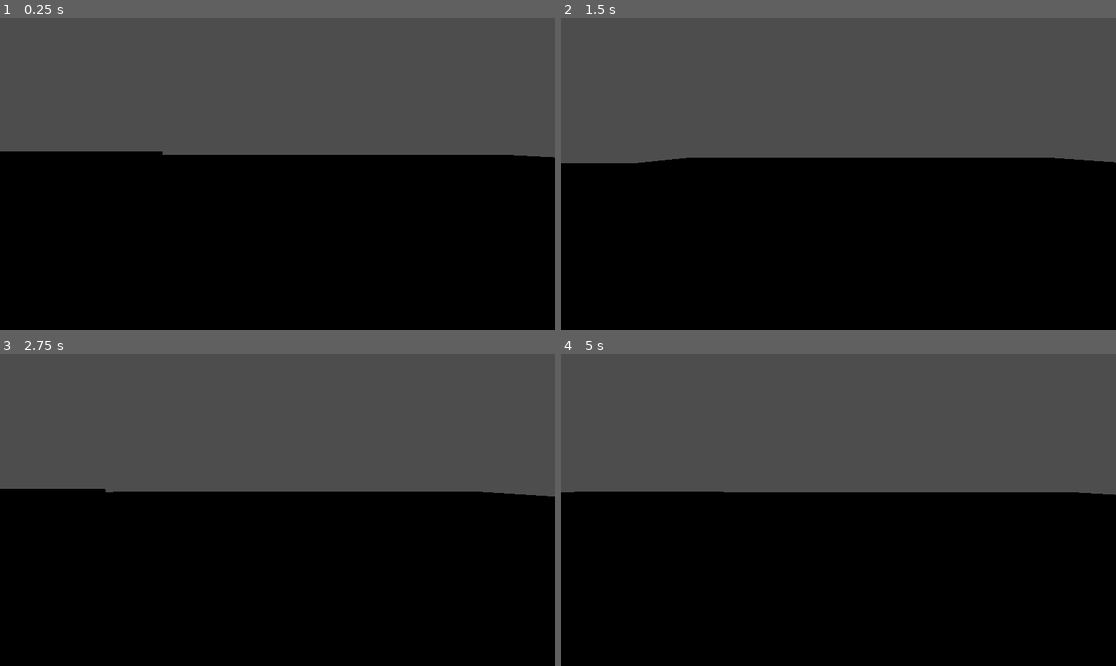
Above: before the commit, frames 1-4 (two rows, left to right).
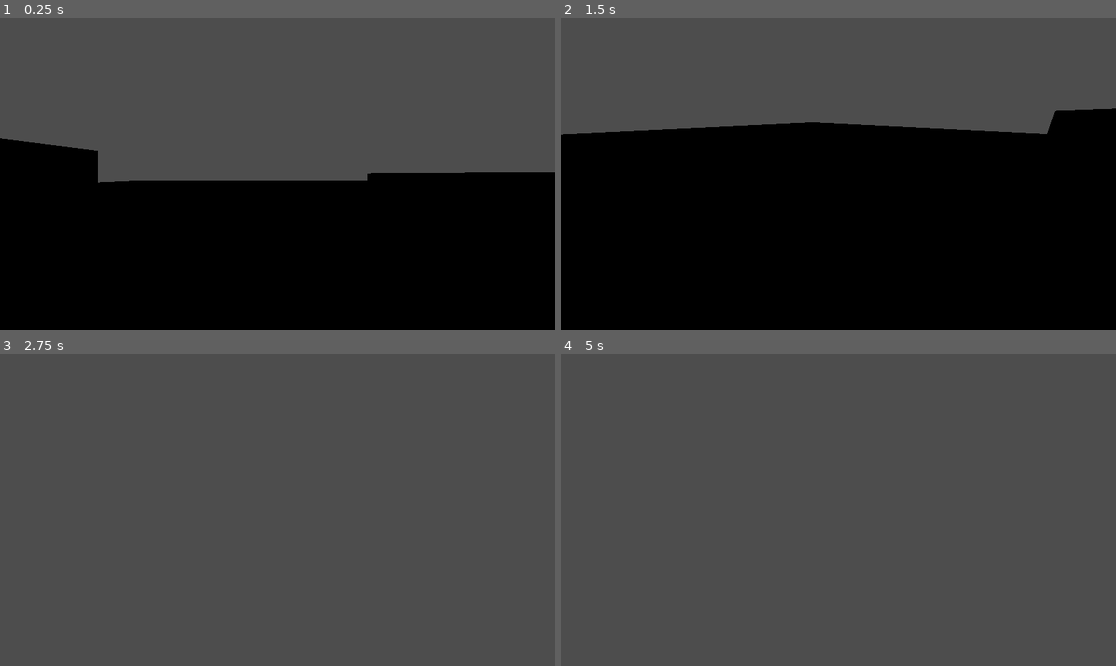
Above: after the commit, the same moments.

Repository: P3-J/jamjamjam
Game: Godot game, scene res://src/scenes/world.tscn
Same seed, same stepped clock (60 frames per second), same inputs: the game is played once before the commit and once after it.
Inputs (mouse positions are in pixels of both pictures, inside the frame that each line leads up to):
- Up to frame 1 (0.25 s): no input
- Up to frame 2 (1.5 s): move the mouse to (960, 158) at 0.52 s; hold D (right) 0.53-1.28 s; tap Space (jump) at 0.6, 0.77, 1.07, 1.35 s; click (960, 158) at 0.67 s; move the mouse to (727, 189) at 1.27 s; hold S (down) from 1.28 s (still down); click (727, 189) at 1.42 s
- Up to frame 3 (2.75 s): tap Space (jump) at 1.52, 1.82, 2.1 s; move the mouse to (333, 441) at 2.02 s; release S (down) at 2.03 s; hold D (right) from 2.03 s (still down); click (333, 441) at 2.17 s
- Up to frame 4 (5 s): move the mouse to (810, 572) at 2.77 s; release D (right) at 2.78 s; hold W (up) 2.78-3.53 s; tap Space (jump) at 2.85, 3.02, 3.32, 3.6, 3.77, 4.07, 4.35, 4.52, 4.82 s; click (810, 572) at 2.92 s; move the mouse to (1005, 556) at 3.52 s; hold A (left) from 3.53 s (still down); click (1005, 556) at 3.67 s; move the mouse to (672, 463) at 4.27 s; click (672, 463) at 4.42 s

The runs differ from the first frame. In frame 1, 6.4% of the frame differs, in the area x 0-100%, y 38-53%; in frame 2, 11%; in frame 3, 56%, in the area x 0-100%, y 43-100%; in frame 4, 56%.

Commit message:
fps controller

Diff:
--- a/src/scenes/player.tscn
+++ b/src/scenes/player.tscn
@@ -7,7 +7,6 @@
 [sub_resource type="CapsuleShape3D" id="CapsuleShape3D_oqcdt"]
 
 [node name="player" type="CharacterBody3D"]
-transform = Transform3D(1, 0, 0, 0, 1, 0, 0, 0, 1, 0, 3.53143, 7.42558)
 script = ExtResource("1_ve44u")
 
 [node name="playermesh" type="MeshInstance3D" parent="."]
@@ -15,3 +14,9 @@
 
 [node name="playershape" type="CollisionShape3D" parent="."]
 shape = SubResource("CapsuleShape3D_oqcdt")
+
+[node name="head" type="Node3D" parent="."]
+transform = Transform3D(1, 0, 0, 0, 1, 0, 0, 0, 1, 0, 0.818411, 0)
+
+[node name="Camera3D" type="Camera3D" parent="head"]
+fov = 80.0
--- a/src/scripts/player.gd
+++ b/src/scripts/player.gd
@@ -1,39 +1,52 @@
 extends CharacterBody3D
-
 
 var speed = 5.0
 var jump_speed = 10.0
 var gravity = -30.0
 var max_fall_speed = -60.0
 
+var mouse_sensitivity = 0.01
+@onready var head: Node3D
+var y_rotation = 0.0
+
+func _ready() -> void:
+    head = get_node("head")
+    Input.set_mouse_mode(Input.MOUSE_MODE_CAPTURED)
+
+func _input(event: InputEvent) -> void:
+    if event is InputEventMouseMotion:
+        rotate_y(-event.relative.x * mouse_sensitivity)
+
+        y_rotation = clamp(y_rotation - event.relative.y * mouse_sensitivity, -1.5, 1.0)
+        head.rotation.x = y_rotation
 
 func _physics_process(delta: float) -> void:
+    var direction := Vector3()
 
-	var direction := Vector3()
+    if Input.is_action_pressed("up"):
+        direction.z -= 1
+    if Input.is_action_pressed("down"):
+        direction.z += 1
+    if Input.is_action_pressed("left"):
+        direction.x -= 1
+    if Input.is_action_pressed("right"):
+        direction.x += 1
 
-	if Input.is_action_pressed("up"):
-		direction.z -= 1
-	if Input.is_action_pressed("down"):
-		direction.z += 1
-	if Input.is_action_pressed("left"):
-		direction.x -= 1
-	if Input.is_action_pressed("right"):
-		direction.x += 1
+    direction = direction.normalized()
 
-	direction = direction.normalized()
-	velocity.x = direction.x * speed
-	velocity.z = direction.z * speed
+    velocity.x = direction.x * speed
+    velocity.z = direction.z * speed
+    velocity = global_transform.basis * velocity
 
-	if Input.is_action_just_pressed("jump") and is_on_floor():
-		velocity.y = jump_speed
+    if Input.is_action_just_pressed("jump") and is_on_floor():
+        velocity.y = jump_speed
 
-	if not is_on_floor():
-		velocity.y += gravity * delta
-		# clamp velocity independent of gravity
-		if velocity.y < max_fall_speed:
-			velocity.y = max_fall_speed
+    if not is_on_floor():
+        velocity.y += gravity * delta
+        if velocity.y < max_fall_speed:
+            velocity.y = max_fall_speed
 
-	move_and_slide()
+    move_and_slide()
 
-	if is_on_floor() and velocity.y < 0:
-		velocity.y = 0
+    if is_on_floor() and velocity.y < 0:
+        velocity.y = 0
